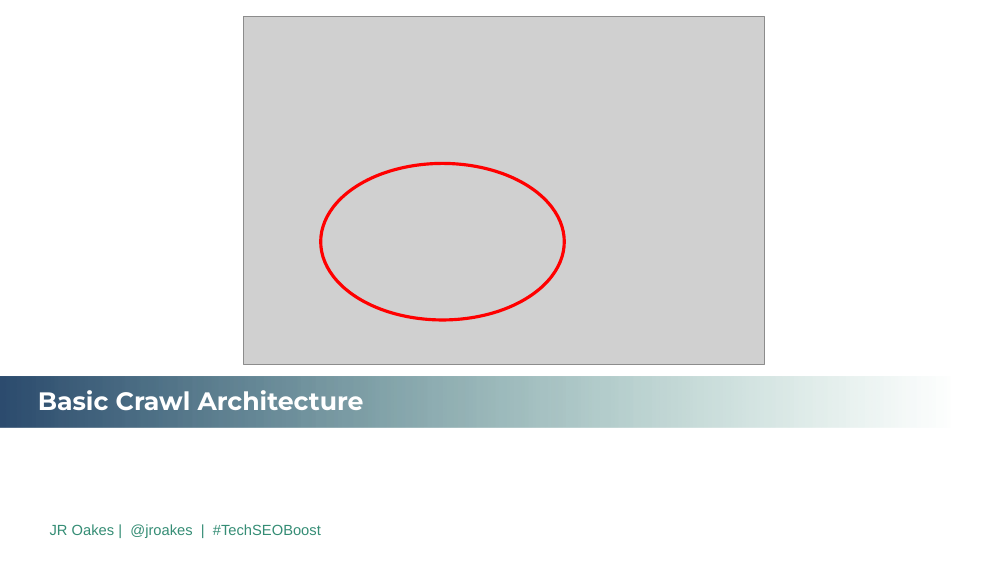
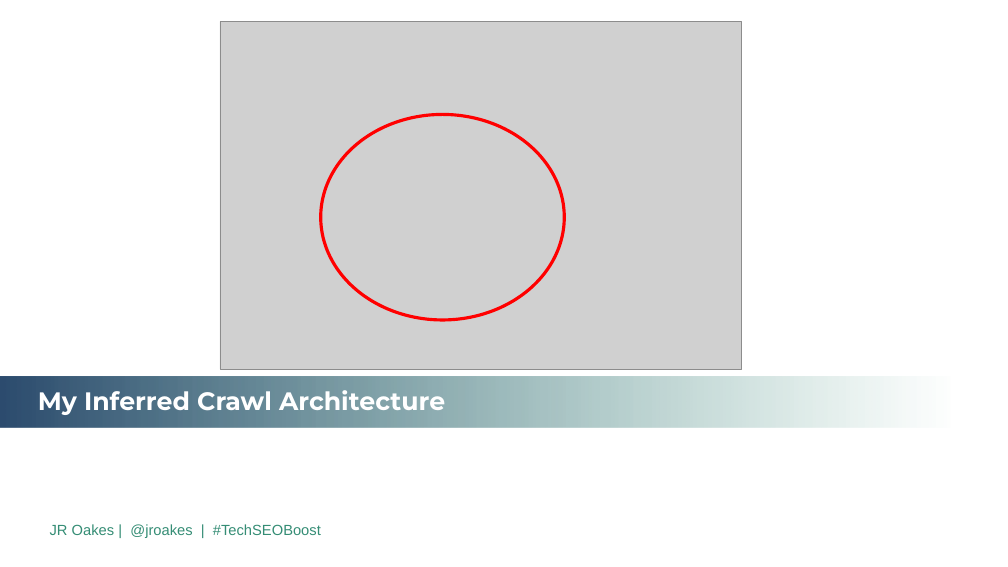
Before and after one commit to jroakes/tech-seo-crawler, a slide deck: slide 13 of etc/2019 TechSEO Boost PPT Template.revJR.pptx (slide 10 before the commit). Drawn at 1008x567 pixels with LibreOffice and Linux fonts; fonts in the diff are those of the drawing; grey boxes stand for pictures; background and template pictures are left out. Boxes give left, top, right and bottom in pixels: in the first picture for what was removed or moved away, otherwise in the second. Text is boxed around its words. In the diff, an @@ line names an element or a change of style, - is before the commit and + after.

```diff
--- a/etc/2019 TechSEO Boost PPT Template.revJR.pptx
+++ b/etc/2019 TechSEO Boost PPT Template.revJR.pptx
@@ picture: place and size @@
-picture at [243,17,765,364]
+picture at [220,21,742,369]
@@ ellipse: place and size @@
-ellipse at [321,163,564,320]
+ellipse at [321,114,564,320]
@@ title at [38,390,445,415]: text changed @@
-Basic Crawl Architecture
+My Inferred Crawl Architecture
```
Also in this commit, not shown: 5 other slides changed, 25 slides added, 5 slides removed, 7 other files.
